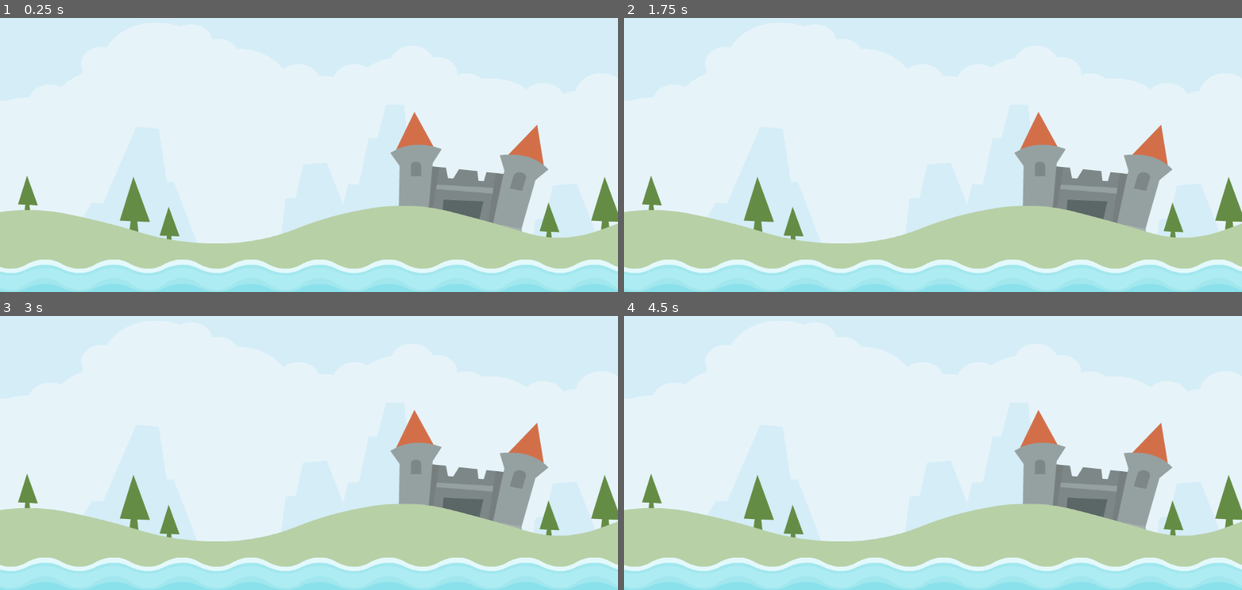
Above: before the commit, frames 1-4 (two rows, left to right).
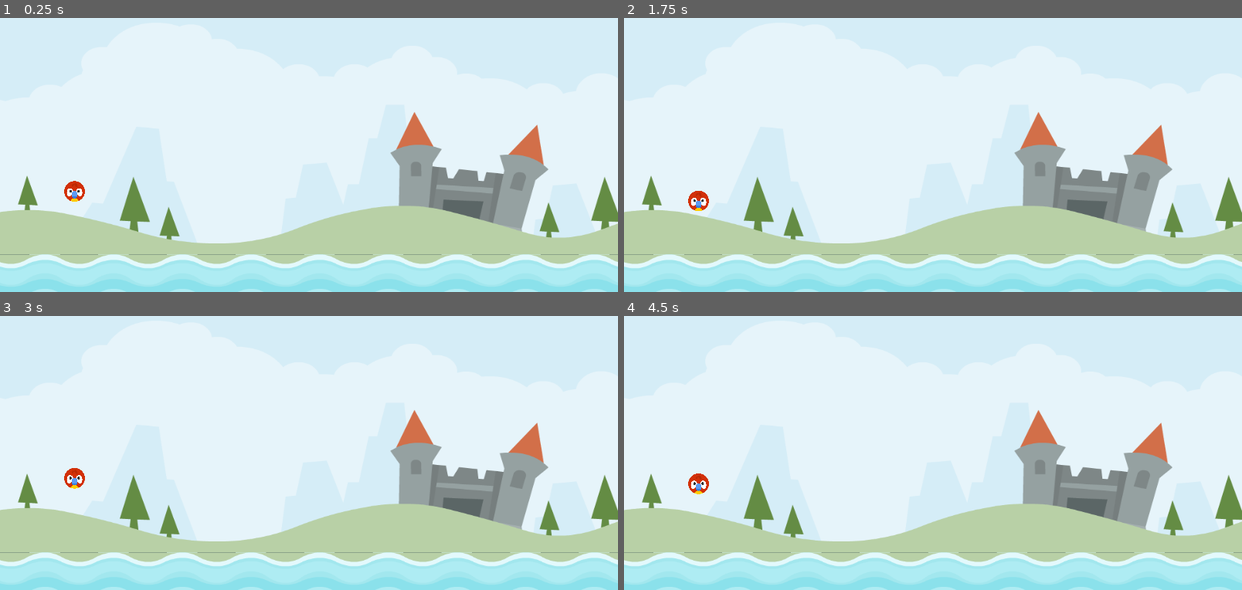
Above: after the commit, the same moments.

Repository: niamh-d/angry-animals-2d-godot
Game: Godot game, scene res://scenes/level/level.tscn
Two runs of this game, one before a commit and one after it. Both use one fixed random seed, a clock stepped at 60 frames per second and the inputs below.
Inputs:
- Up to frame 1 (0.25 s): no input
- Up to frame 2 (1.75 s): no input
- Up to frame 3 (3 s): no input
- Up to frame 4 (4.5 s): no input

The runs differ from the first frame. In frame 1, 4.8% of the frame differs, in the area x 0-100%, y 59-100%; in frame 2, 4.8%; in frame 3, 4.8%; in frame 4, 4.8%.

Commit message:
animal player is instantiated upon load and ipon animal died

Diff:
--- a/project.godot
+++ b/project.godot
@@ -15,6 +15,10 @@
 config/features=PackedStringArray("4.3", "Mobile")
 config/icon="res://icon.svg"
 
+[autoload]
+
+SignalManager="*res://singletons/signal_manager.gd"
+
 [display]
 
 window/stretch/mode="canvas_items"
--- /dev/null
+++ b/scenes/animal/animal.gd
@@ -0,0 +1,14 @@
+extends RigidBody2D
+
+func _ready() -> void:
+	pass # Replace with function body.
+
+func _physics_process(delta: float) -> void:
+	pass
+
+func die() -> void:
+	SignalManager.on_animal_died.emit()
+	queue_free()
+
+func _on_visible_on_screen_enabler_2d_screen_exited() -> void:
+	die()
--- /dev/null
+++ b/scenes/animal/animal.tscn
@@ -0,0 +1,23 @@
+[gd_scene load_steps=4 format=3 uid="uid://deoad2bn73e38"]
+
+[ext_resource type="Texture2D" uid="uid://dn7d8v3k06hv2" path="res://assets/player/parrot.png" id="1_hxgug"]
+[ext_resource type="Script" path="res://scenes/animal/animal.gd" id="1_kl2g8"]
+
+[sub_resource type="CircleShape2D" id="CircleShape2D_fbrhh"]
+radius = 19.0
+
+[node name="Animal" type="RigidBody2D"]
+script = ExtResource("1_kl2g8")
+
+[node name="Sprite2D" type="Sprite2D" parent="."]
+scale = Vector2(0.15, 0.15)
+texture = ExtResource("1_hxgug")
+
+[node name="CollisionShape2D" type="CollisionShape2D" parent="."]
+shape = SubResource("CircleShape2D_fbrhh")
+
+[node name="VisibleOnScreenEnabler2D" type="VisibleOnScreenNotifier2D" parent="."]
+position = Vector2(-9.53674e-07, -7.15256e-07)
+scale = Vector2(2, 2)
+
+[connection signal="screen_exited" from="VisibleOnScreenEnabler2D" to="." method="_on_visible_on_screen_enabler_2d_screen_exited"]
--- /dev/null
+++ b/scenes/level/level.gd
@@ -0,0 +1,17 @@
+extends Node2D
+
+const ANIMAL: PackedScene = preload("res://scenes/animal/animal.tscn")
+@onready var animal_start: Marker2D = $AnimalStart
+
+func _ready() -> void:
+	SignalManager.on_animal_died.connect(add_animal)
+	add_animal()
+
+func _process(delta: float) -> void:
+	pass
+
+func add_animal() -> void:
+	var pos: Vector2 = animal_start.position
+	var animal: RigidBody2D = ANIMAL.instantiate()
+	animal.position = pos
+	add_child(animal)
--- a/scenes/level/level.tscn
+++ b/scenes/level/level.tscn
@@ -1,9 +1,11 @@
-[gd_scene load_steps=3 format=3 uid="uid://bk7abeyum7r8a"]
+[gd_scene load_steps=4 format=3 uid="uid://bk7abeyum7r8a"]
 
 [ext_resource type="Texture2D" uid="uid://ce6js8xq4tuve" path="res://assets/scene/colored_castle.png" id="1_rltoe"]
+[ext_resource type="Script" path="res://scenes/level/level.gd" id="1_xy0rm"]
 [ext_resource type="PackedScene" uid="uid://by7axg12b2f6e" path="res://scenes/water/water.tscn" id="2_xofir"]
 
 [node name="Level" type="Node2D"]
+script = ExtResource("1_xy0rm")
 
 [node name="Sprite2D" type="Sprite2D" parent="."]
 position = Vector2(588, 381)
@@ -14,4 +16,5 @@
 position = Vector2(139, 432)
 
 [node name="Water" parent="." instance=ExtResource("2_xofir")]
+z_index = 1
 position = Vector2(587, 651)
--- a/scenes/water/water.tscn
+++ b/scenes/water/water.tscn
@@ -12,12 +12,13 @@
 
 [node name="Sprite2D" type="Sprite2D" parent="."]
 texture_repeat = 2
+position = Vector2(0, -9)
 texture = ExtResource("1_ky37d")
 region_enabled = true
 region_rect = Rect2(0, 0, 1200, 128)
 
 [node name="CollisionShape2D" type="CollisionShape2D" parent="."]
-position = Vector2(0, 29)
+position = Vector2(0, 23)
 shape = SubResource("RectangleShape2D_e3gtl")
 
 [node name="Splash" type="AudioStreamPlayer2D" parent="."]
--- /dev/null
+++ b/singletons/signal_manager.gd
@@ -0,0 +1,3 @@
+extends Node
+
+signal on_animal_died
